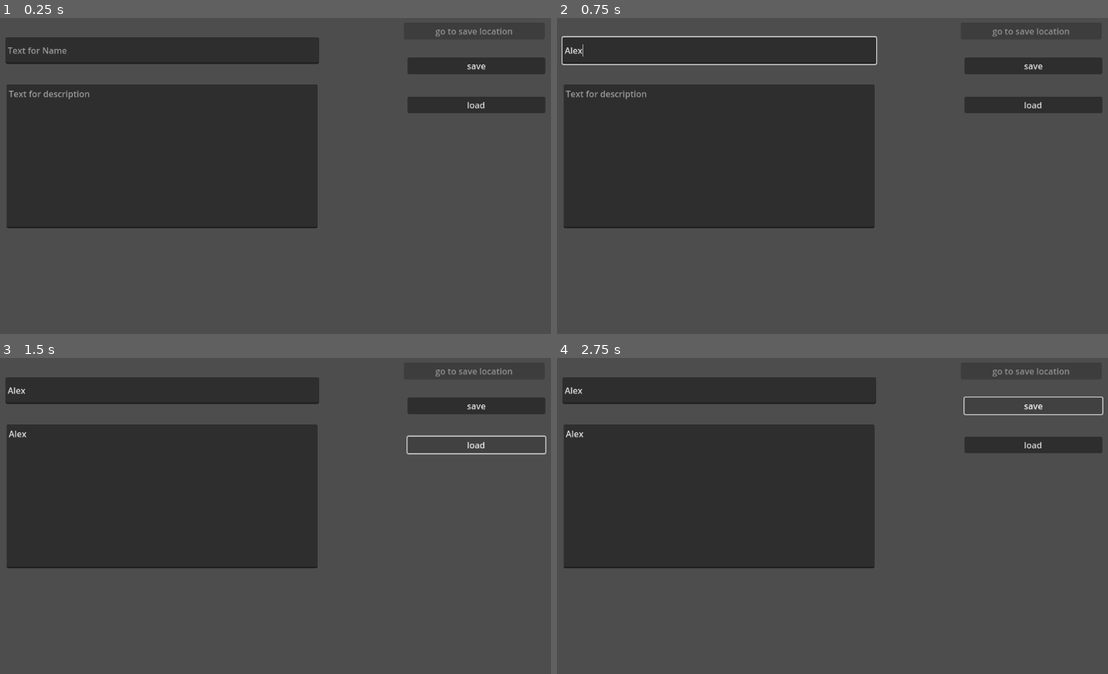
Above: before the commit, frames 1-4 (two rows, left to right).
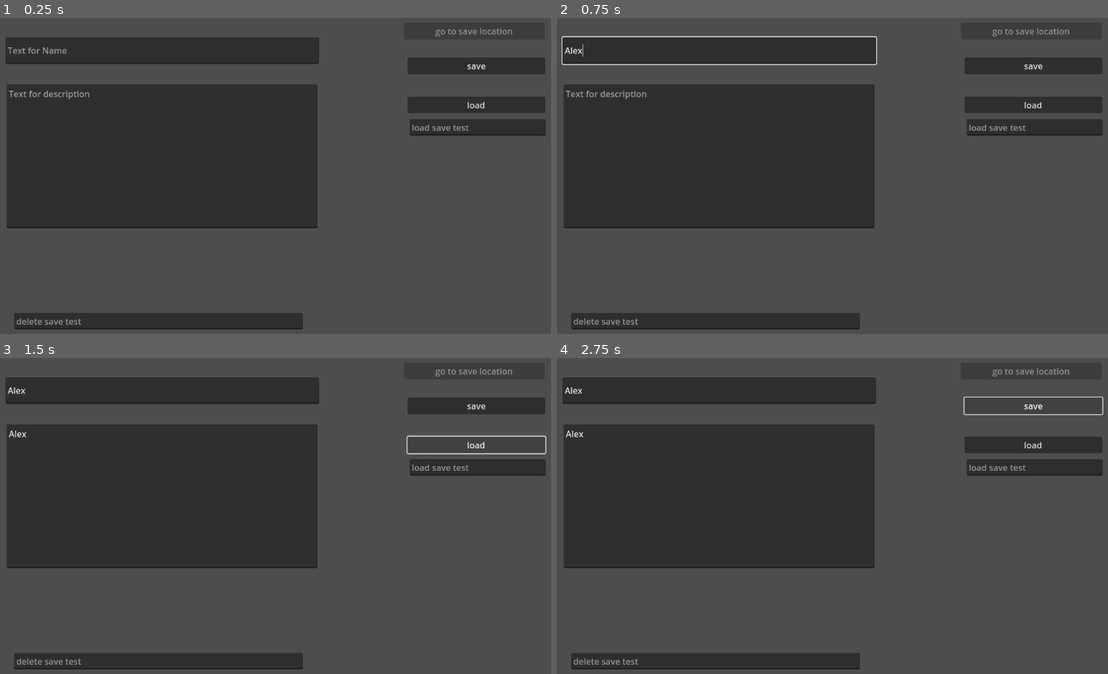
Above: after the commit, the same moments.

Repository: pandapanda135/todo_list
Game: Godot game, scene res://save_json_test.tscn
The game is run twice, just before and just after one commit, with the same random seed, the same clock (stepped at 60 frames per second) and the same inputs. The project has no main scene, so this scene is started directly.
Inputs (mouse positions are in pixels of both pictures, inside the frame that each line leads up to):
- Up to frame 1 (0.25 s): no input
- Up to frame 2 (0.75 s): click (716, 49) at 0.52 s; type "Alex" at 0.6 s
- Up to frame 3 (1.5 s): click (159, 497) at 0.75 s; type "Alex" at 0.83 s; click "load" at 1.25 s
- Up to frame 4 (2.75 s): click "save" at 2 s

The runs differ from the first frame. In frame 1, 3.8% of the frame differs, in the area x 2-100%, y 32-99%; in frame 2, 3.8%; in frame 3, 3.8%; in frame 4, 3.8%.
Error before the commit: Cannot call method 'get_line' on a null value. (res://scripts/save_system.gd:52)

Commit message:
delete save and load file now select

Diff:
--- /dev/null
+++ b/delete_save_test.gd
@@ -0,0 +1,11 @@
+extends LineEdit
+
+var submitted_id:String = ""
+
+# Called when the node enters the scene tree for the first time.
+func _ready() -> void:
+	self.text_submitted.connect(_text_submitted)
+
+func _text_submitted(added_id) -> void:
+	submitted_id = added_id
+	SaveSystem.delete_selected_file(submitted_id)
--- a/save_json_test.tscn
+++ b/save_json_test.tscn
@@ -6,6 +6,8 @@
 [ext_resource type="PackedScene" uid="uid://6ci0vroscf37" path="res://description_enter.tscn" id="3_j05fx"]
 [ext_resource type="Script" path="res://scripts/description_save.gd" id="4_eiwa4"]
 [ext_resource type="Script" path="res://show_title.gd" id="6_5prt7"]
+[ext_resource type="Script" path="res://selected_load_game_test.gd" id="6_smboh"]
+[ext_resource type="Script" path="res://delete_save_test.gd" id="7_0wo3u"]
 
 [node name="Control" type="Control"]
 layout_mode = 3
@@ -15,15 +17,13 @@
 grow_horizontal = 2
 grow_vertical = 2
 
-[node name="Control" type="Control" parent="." node_paths=PackedStringArray("label_title", "label_description") groups=["persist"]]
+[node name="Control" type="Control" parent="." groups=["persist"]]
 anchors_preset = 0
 offset_right = 40.0
 offset_bottom = 40.0
 script = ExtResource("1_ucxae")
 title_node = NodePath("LineEdit")
 description_node = NodePath("TextEdit")
-label_title = NodePath("../Label")
-label_description = NodePath("../RichTextLabel")
 
 [node name="LineEdit" parent="Control" instance=ExtResource("2_1krdl")]
 layout_mode = 0
@@ -66,6 +66,14 @@
 offset_bottom = 188.0
 text = "load"
 
+[node name="LineEdit2" type="LineEdit" parent="."]
+offset_left = 786.0
+offset_top = 199.0
+offset_right = 1040.0
+offset_bottom = 230.0
+placeholder_text = "load save test"
+script = ExtResource("6_smboh")
+
 [node name="Label" type="Label" parent="."]
 layout_mode = 0
 offset_left = 729.0
@@ -81,5 +89,14 @@
 offset_right = 1122.0
 offset_bottom = 621.0
 
+[node name="LineEdit" type="LineEdit" parent="."]
+layout_mode = 0
+offset_left = 48.0
+offset_top = 561.0
+offset_right = 587.0
+offset_bottom = 592.0
+placeholder_text = "delete save test"
+script = ExtResource("7_0wo3u")
+
 [connection signal="pressed" from="Button2" to="Control" method="save_note"]
 [connection signal="pressed" from="Button3" to="Control" method="load_note"]
--- a/scripts/save_system.gd
+++ b/scripts/save_system.gd
@@ -4,12 +4,17 @@
 #may get removed as could cause issues later as the way to add data to var is not made yet
 @export var title_node: NodePath
 @export var description_node: NodePath
-@export var label_title: Label
-@export var label_description: RichTextLabel
+
+# we use onready or else load_note doesnt work due to them not being initialized correctly (I know the code is bad but its all that works :( )
+@onready var label_title: Label = get_parent().get_node("/root/Control/Label")
+@onready var label_description: RichTextLabel = get_parent().get_node("/root/Control/RichTextLabel")
 
 var save_amount:int = 0
 var save_amount_string:String = str(save_amount)
 var save_path:String = "user://note_%s.json" % save_amount_string
+#this will be used for selecting note to load and delete DirAccess.remove_absolute(formated_path)
+var selected_save_file_string:String = "0"
+var selected_save_file:String = "user://note_%s.json" % selected_save_file_string
 
 # func _ready() -> void:
 # 	if FileAccess.file_exists(save_path):
@@ -44,9 +49,13 @@
 
 	increment_save_path()
 
-#TODO: this currently parses the last json file in the save_path make it so it can change to something else if needed
-func load_note() -> void:
-	var file := FileAccess.open(save_path, FileAccess.READ)
+#TODO: this currently parses save_path however as save_path looks for the next file it crashes the program so make it so the  user can decide the file and not base it off if save path
+func load_note(selected_id) -> void:
+	get_tree().get_root().print_tree()
+	selected_save_file_string = selected_id
+	selected_save_file = "user://note_%s.json" % selected_save_file_string
+	print(selected_save_file)
+	var file := FileAccess.open(selected_save_file, FileAccess.READ)
 	var json := JSON.new()
 	var json_line_2 := JSON.new()
 	json.parse(file.get_line())
@@ -58,9 +67,21 @@
 	print(save_String_2)
 
 	#temporary for test purposes
-	label_title.text = save_String
-	label_description.text = save_String_2
+	if label_title == null and label_description == null:
+		print("nodes not initialized")
+	else:
+		label_title.text = save_String
+		label_description.text = save_String_2
 
+func delete_selected_file(save_string) -> void:
+	selected_save_file_string = save_string
+	selected_save_file = "user://note_%s.json" % selected_save_file_string
+
+	if DirAccess.remove_absolute(selected_save_file) == 1:
+		print("this does not exist")
+	else:
+		DirAccess.remove_absolute(selected_save_file)
+		print("remove successful")
 
 func increment_save_path() -> void:
 	save_amount += 1
--- /dev/null
+++ b/selected_load_game_test.gd
@@ -0,0 +1,11 @@
+extends LineEdit
+
+var submitted_id:String = ""
+
+# Called when the node enters the scene tree for the first time.
+func _ready() -> void:
+	self.text_submitted.connect(_text_submitted)
+
+func _text_submitted(added_id) -> void:
+	submitted_id = added_id
+	SaveSystem.load_note(submitted_id)
Not shown: 1 places in save_json_test.tscn that only renumber resources
